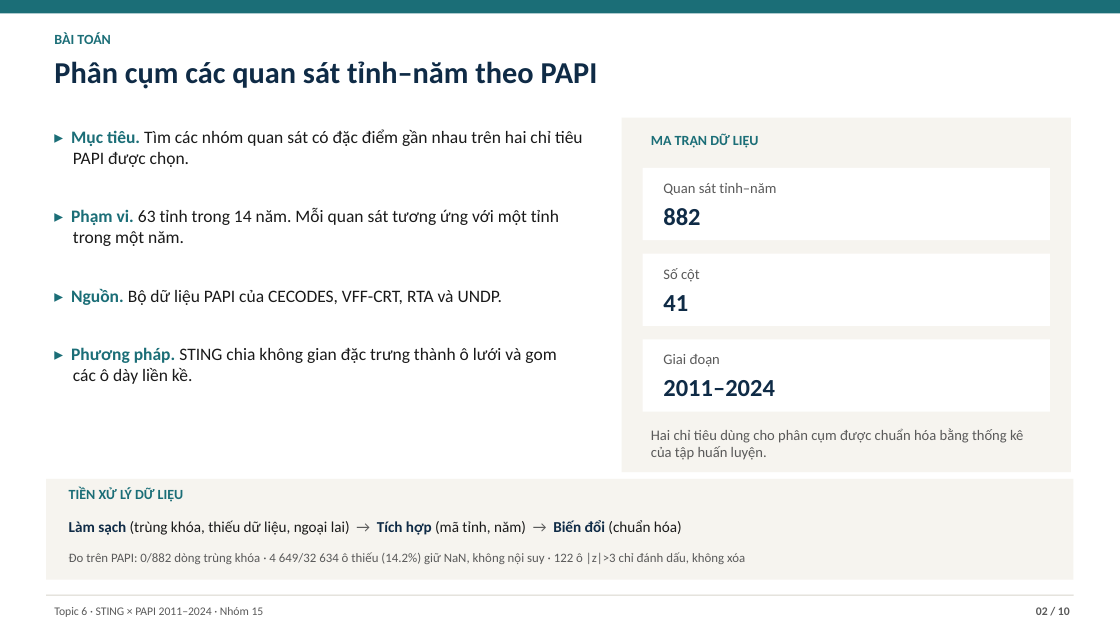
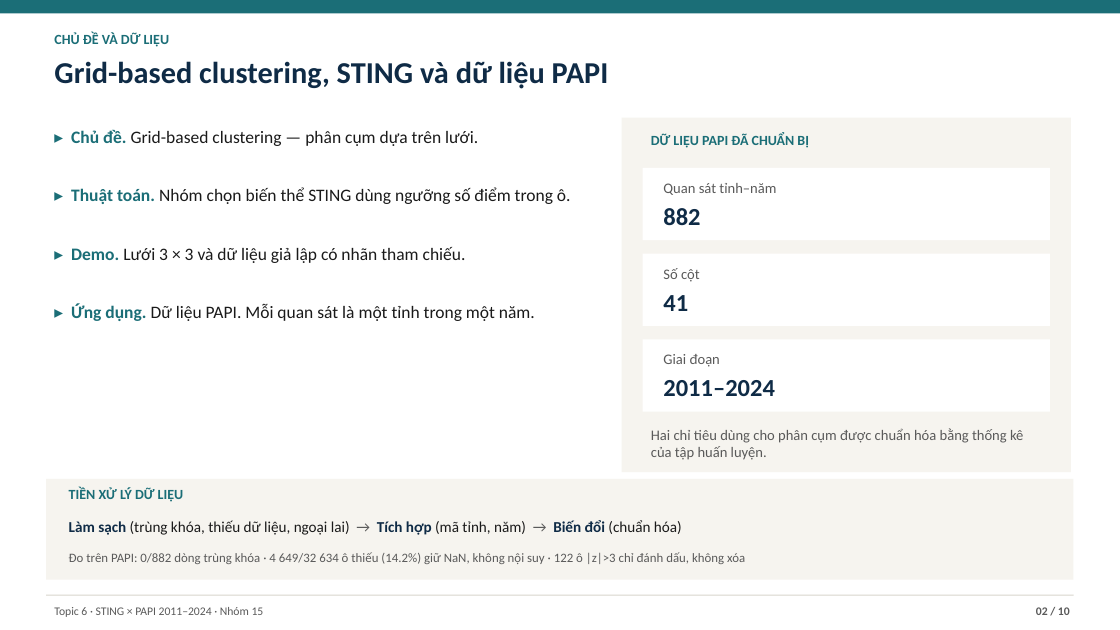
Before and after one commit to JasonTM17/Grid_Based_Sociology, a slide deck: slide 2 of slides/submission.pptx. Drawn at 1120x630 pixels with LibreOffice and Linux fonts; fonts in the diff are those of the drawing. Boxes give left, top, right and bottom in pixels: in the first picture for what was removed or moved away, otherwise in the second. Text is boxed around its words. In the diff, an @@ line names an element or a change of style, - is before the commit and + after.

Commit message:
docs(midterm): clarify demo and organize study material

```diff
--- a/slides/submission.pptx
+++ b/slides/submission.pptx
@@ text at <box>54,33,170,47</box>: text changed @@
-BÀI TOÁN
+CHỦ ĐỀ VÀ DỮ LIỆU
@@ text at <box>54,61,609,89</box>: text changed @@
-Phân cụm các quan sát tỉnh–năm theo PAPI
+Grid-based clustering, STING và dữ liệu PAPI
@@ text at <box>71,129,571,321</box>: text changed @@
-▸ Mục tiêu. Tìm các nhóm quan sát có đặc điểm gần nhau trên hai chỉ tiêu PAPI được chọn.
-▸ Phạm vi. 63 tỉnh trong 14 năm. Mỗi quan sát tương ứng với một tỉnh trong một năm.
-▸ Nguồn. Bộ dữ liệu PAPI của CECODES, VFF-CRT, RTA và UNDP.
-▸ Phương pháp. STING chia không gian đặc trưng thành ô lưới và gom các ô dày liền kề.
+▸ Chủ đề. Grid-based clustering — phân cụm dựa trên lưới.
+▸ Thuật toán. Nhóm chọn biến thể STING dùng ngưỡng số điểm trong ô.
+▸ Demo. Lưới 3 × 3 và dữ liệu giả lập có nhãn tham chiếu.
+▸ Ứng dụng. Dữ liệu PAPI. Mỗi quan sát là một tỉnh trong một năm.
@@ text at <box>651,133,809,148</box>: text changed @@
-MA TRẬN DỮ LIỆU
+DỮ LIỆU PAPI ĐÃ CHUẨN BỊ
```
Also in this commit, not shown: 2 other slides changed, 30 other files.
